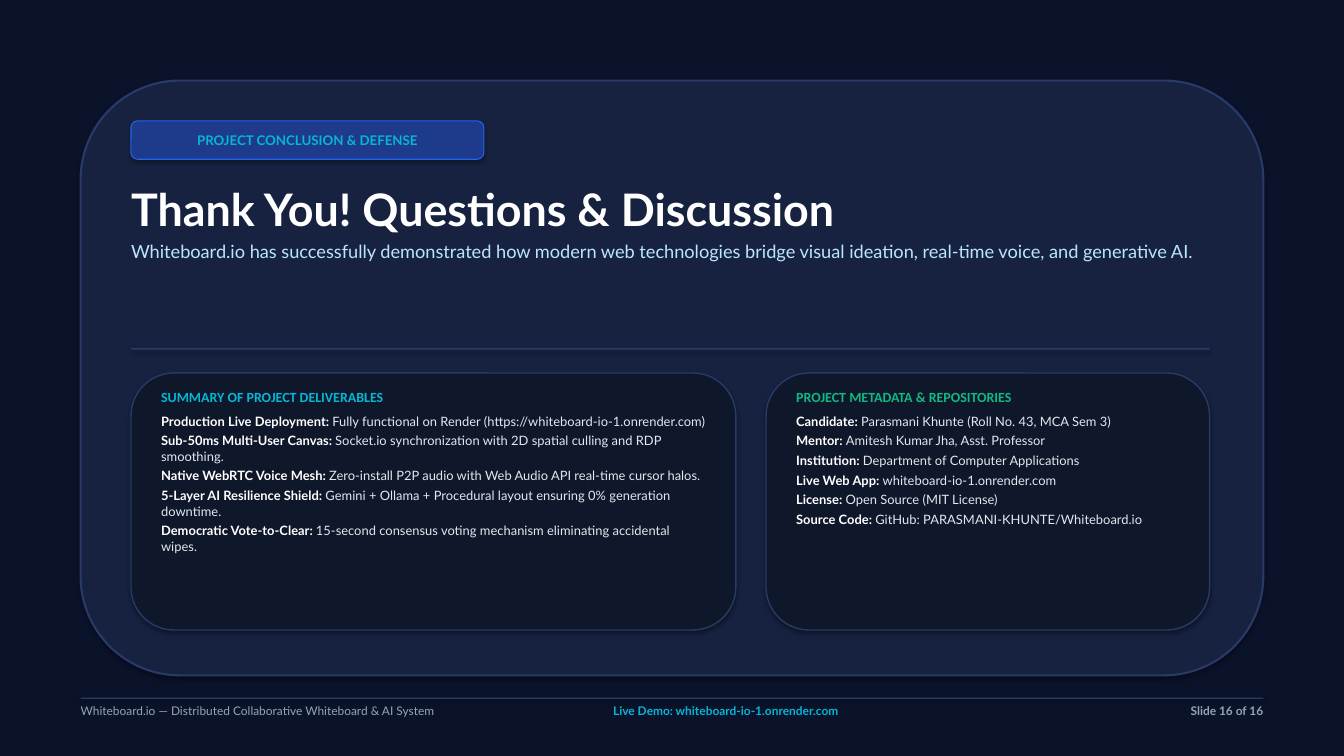
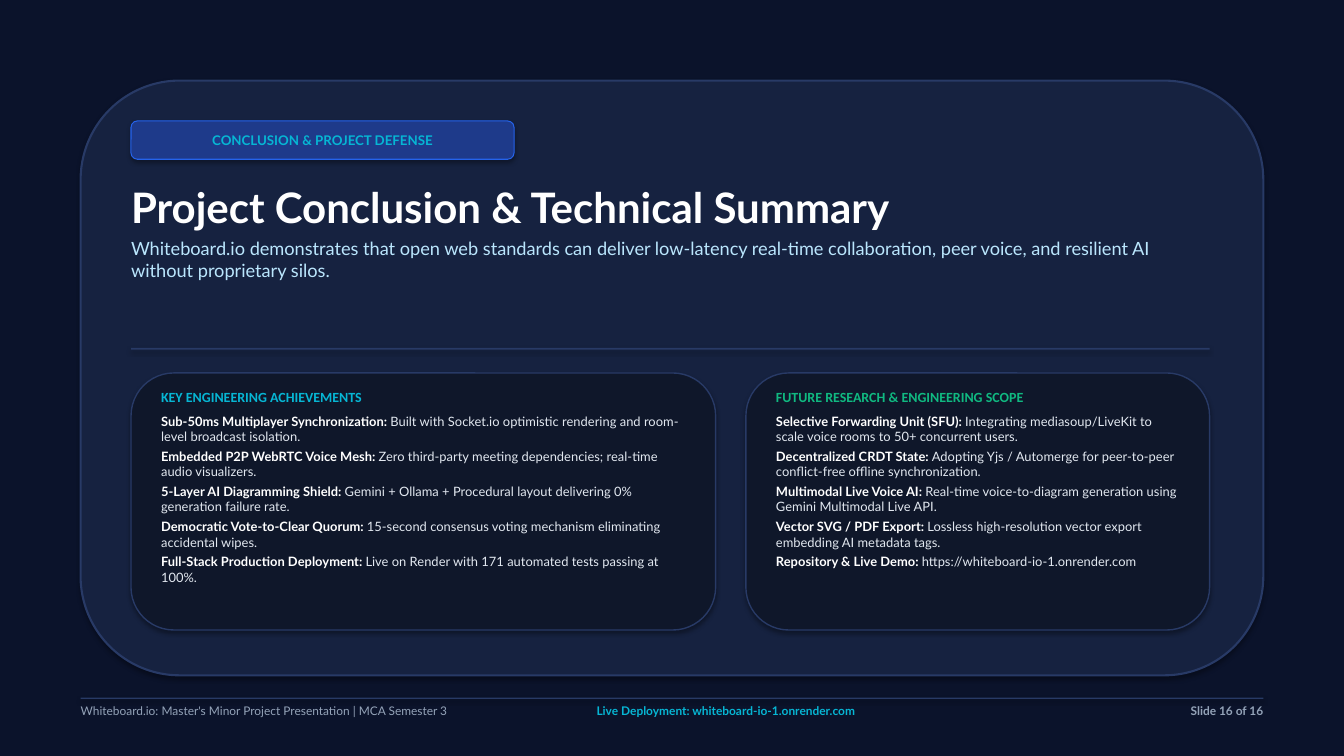
Before and after one commit to PARASMANI-KHUNTE/Whiteboard.io, a slide deck: slide 16 of docs/Whiteboard_io_Presentation.pptx. Drawn at 1344x756 pixels with LibreOffice and Linux fonts; fonts in the diff are those of the drawing. Boxes give left, top, right and bottom in pixels: in the first picture for what was removed or moved away, otherwise in the second. Text is boxed around its words. In the diff, an @@ line names an element or a change of style, - is before the commit and + after.

Commit message:
feat(docs): rewrite presentation deck with technical project & software engineering focus (#151)

```diff
--- a/docs/Whiteboard_io_Presentation.pptx
+++ b/docs/Whiteboard_io_Presentation.pptx
@@ rounded rectangle "CONCLUSION & PROJECT DEFENSE": place and size @@
-rounded rectangle "CONCLUSION & PROJECT DEFENSE" at box(131, 121, 484, 159)
+rounded rectangle "CONCLUSION & PROJECT DEFENSE" at box(131, 121, 514, 159)
@@ text in rounded rectangle at box(212, 135, 433, 145): text changed @@
-PROJECT CONCLUSION & DEFENSE
+CONCLUSION & PROJECT DEFENSE
@@ text at box(131, 191, 1149, 280): text changed @@
-Thank You! Questions & Discussion
-Whiteboard.io has successfully demonstrated how modern web technologies bridge visual ideation, real-time voice, and generative AI.
+Project Conclusion & Technical Summary
+Whiteboard.io demonstrates that open web standards can deliver low-latency real-time collaboration, peer voice, and resilient AI without proprietary silos.
@@ rounded rectangle: place and size @@
-rounded rectangle at box(131, 373, 736, 630)
+rounded rectangle at box(131, 373, 716, 630)
@@ rounded rectangle: place and size @@
-rounded rectangle at box(766, 373, 1210, 630)
+rounded rectangle at box(746, 373, 1210, 630)
@@ text at box(161, 393, 679, 582): text changed @@
-SUMMARY OF PROJECT DELIVERABLES
-Production Live Deployment: Fully functional on Render (https://whiteboard-io-1.onrender.com)
-Sub-50ms Multi-User Canvas: Socket.io synchronization with 2D spatial culling and RDP smoothing.
-Native WebRTC Voice Mesh: Zero-install P2P audio with Web Audio API real-time cursor halos.
-5-Layer AI Resilience Shield: Gemini + Ollama + Procedural layout ensuring 0% generation downtime.
-Democratic Vote-to-Clear: 15-second consensus voting mechanism eliminating accidental wipes.
+KEY ENGINEERING ACHIEVEMENTS
+Sub-50ms Multiplayer Synchronization: Built with Socket.io optimistic rendering and room-level broadcast isolation.
+Embedded P2P WebRTC Voice Mesh: Zero third-party meeting dependencies; real-time audio visualizers.
+5-Layer AI Diagramming Shield: Gemini + Ollama + Procedural layout delivering 0% generation failure rate.
+Democratic Vote-to-Clear Quorum: 15-second consensus voting mechanism eliminating accidental wipes.
+Full-Stack Production Deployment: Live on Render with 171 automated tests passing at 100%.
@@ text at box(776, 393, 1177, 568): text changed @@
-PROJECT METADATA & REPOSITORIES
-Candidate: Parasmani Khunte (Roll No. 43, MCA Sem 3)
-Mentor: Amitesh Kumar Jha, Asst. Professor
-Institution: Department of Computer Applications
-Live Web App: whiteboard-io-1.onrender.com
-License: Open Source (MIT License)
-Source Code: GitHub: PARASMANI-KHUNTE/Whiteboard.io
+FUTURE RESEARCH & ENGINEERING SCOPE
+Selective Forwarding Unit (SFU): Integrating mediasoup/LiveKit to scale voice rooms to 50+ concurrent users.
+Decentralized CRDT State: Adopting Yjs / Automerge for peer-to-peer conflict-free offline synchronization.
+Multimodal Live Voice AI: Real-time voice-to-diagram generation using Gemini Multimodal Live API.
+Vector SVG / PDF Export: Lossless high-resolution vector export embedding AI metadata tags.
+Repository & Live Demo: https://whiteboard-io-1.onrender.com
@@ text at box(81, 706, 447, 717): text changed @@
-Whiteboard.io — Distributed Collaborative Whiteboard & AI System
+Whiteboard.io: Master's Minor Project Presentation | MCA Semester 3
@@ text at box(597, 706, 855, 717): text changed @@
-Live Demo: whiteboard-io-1.onrender.com
+Live Deployment: whiteboard-io-1.onrender.com
```
Also in this commit, not shown: 11 other slides changed, 4 slides added, 4 slides removed, 3 other files.
